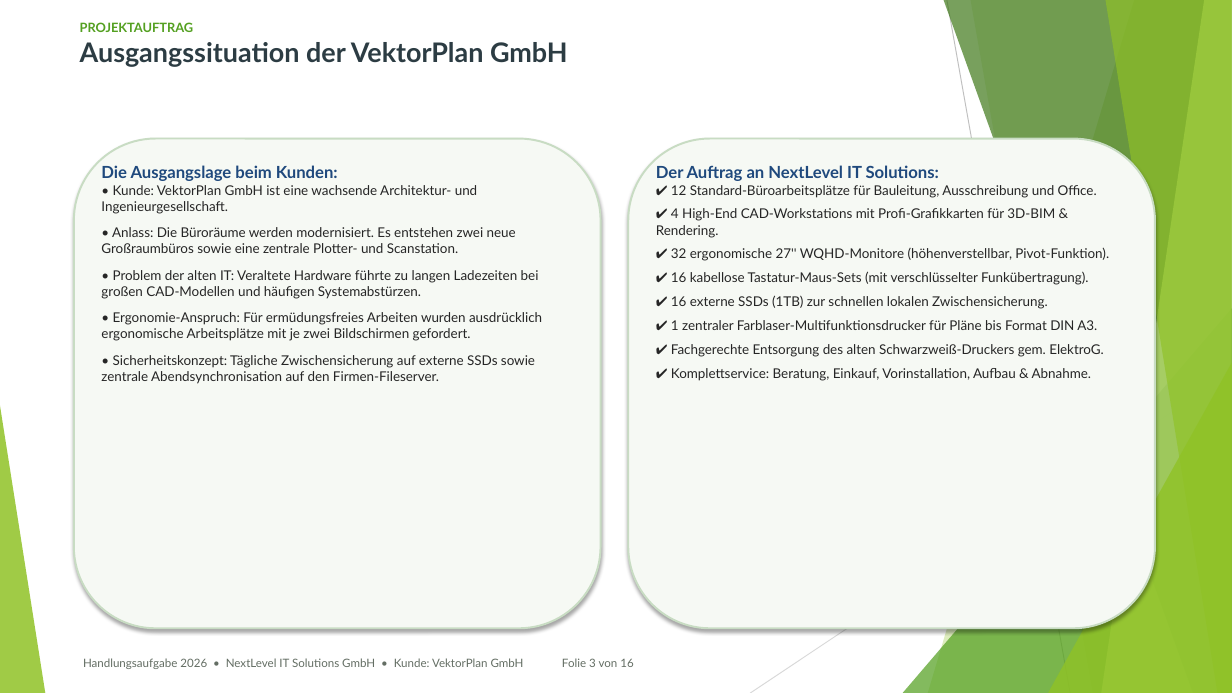
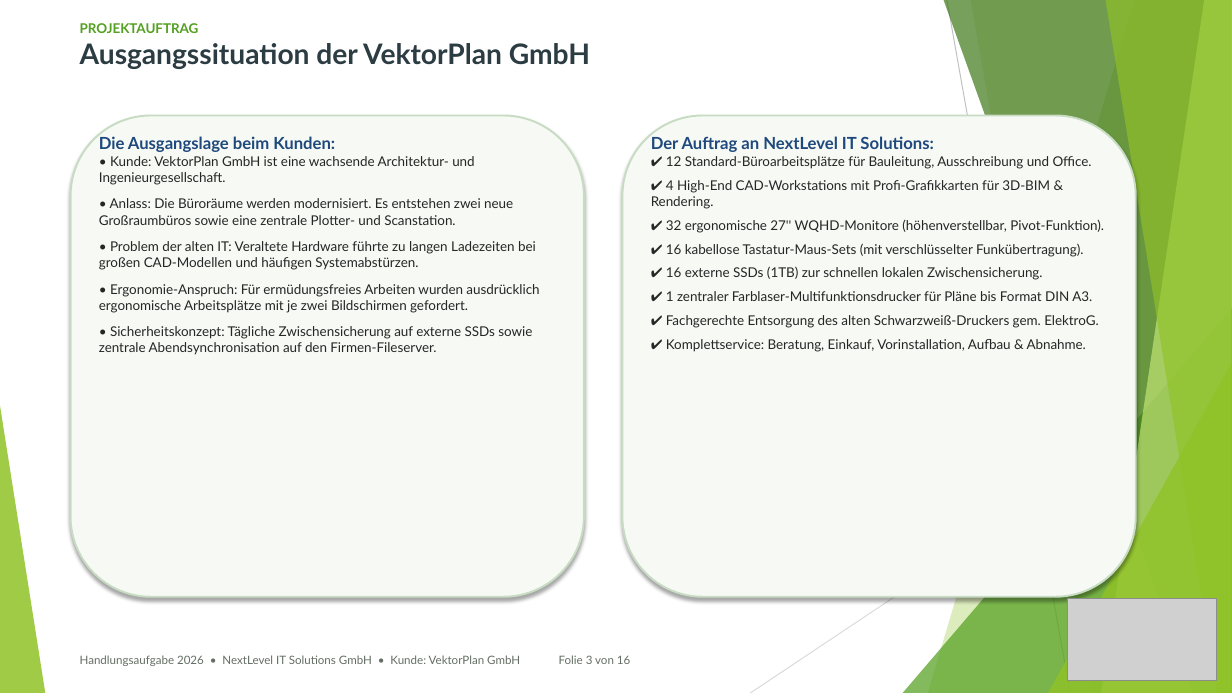
Before and after one commit to kluthjan/projekt_handlungsaufgabe, a slide deck: slide 3 of docs/08_Projektabschluss/Abschlusspraesentation.pptx. Drawn at 1232x693 pixels with LibreOffice and Linux fonts; fonts in the diff are those of the drawing; grey boxes stand for pictures. Boxes give left, top, right and bottom in pixels: in the first picture for what was removed or moved away, otherwise in the second. Text is boxed around its words. In the diff, an @@ line names an element or a change of style, - is before the commit and + after.

Commit message:
Praesentation optimiert: Widescreen-Layout vollstndig ausgenutzt, NextLevel-Logo mit transparentem Hintergrund vergroessert auf allen 16 Folien platziert, Hardware-Badges und PSP korrigiert

```diff
--- a/docs/08_Projektabschluss/Abschlusspraesentation.pptx
+++ b/docs/08_Projektabschluss/Abschlusspraesentation.pptx
@@ text "PROJEKTAUFTRAG" at [80, 23, 590, 69]: size 10 to 10.5 pt in "PROJEKTAUFTRAG"; size 21 to 22 pt in "Ausgangssituation der VektorPlan GmbH" @@
@@ rounded rectangle: place and size @@
-rounded rectangle at [74, 139, 601, 628]
+rounded rectangle at [70, 116, 584, 597]
@@ rounded rectangle: place and size @@
-rounded rectangle at [628, 139, 1155, 628]
+rounded rectangle at [623, 116, 1137, 597]
@@ text "Die Ausgangslage beim Kunden:": place and size @@
-text "Die Ausgangslage beim Kunden:" at [101, 165, 542, 384]
+text "Die Ausgangslage beim Kunden:" at [99, 136, 539, 355]
@@ text "Der Auftrag an NextLevel IT ...": place and size @@
-text "Der Auftrag an NextLevel IT ..." at [656, 165, 1109, 381]
+text "Der Auftrag an NextLevel IT ..." at [651, 136, 1104, 352]
@@ picture added at [1068, 598, 1217, 680] @@
```
Also in this commit, not shown: 15 other slides changed, 1 other file.
